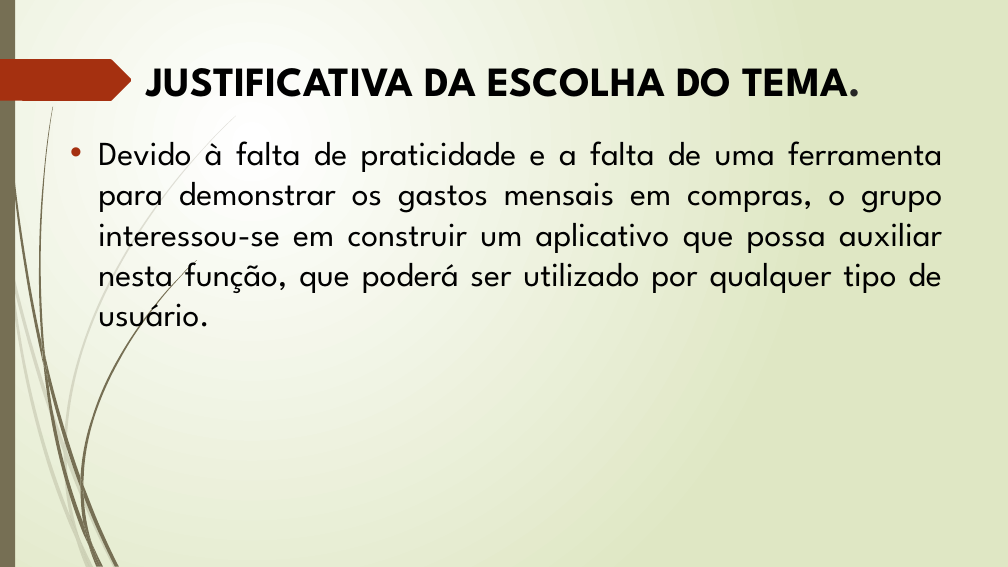
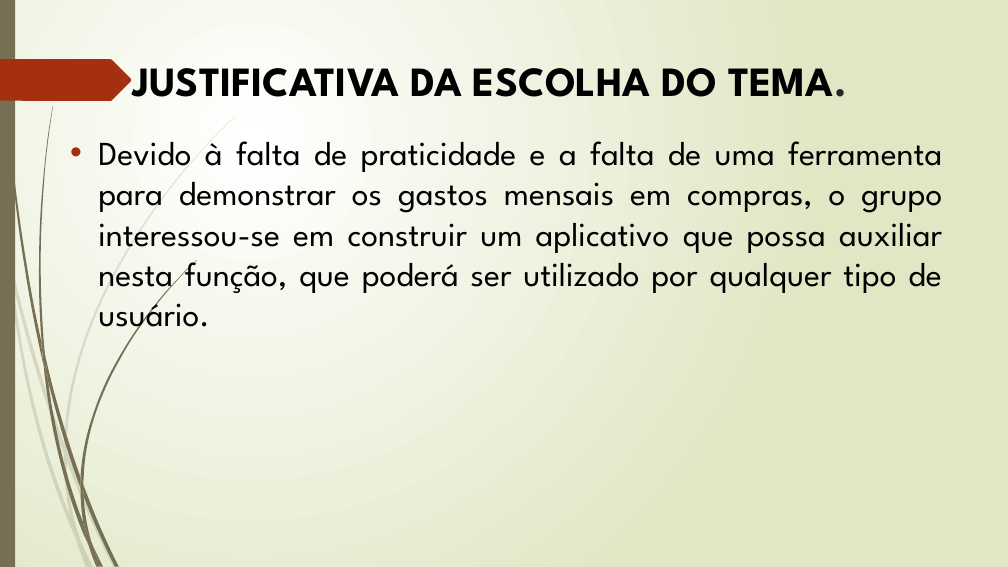
Before and after one commit to FBertanha/Lista-De-Compras, a slide deck: slide 3 of APLICATIVO PARA GERENCIAMENTO DE LISTA DE COMPRAS.pptx. Drawn at 1008x567 pixels with LibreOffice and Linux fonts; fonts in the diff are those of the drawing. Boxes give left, top, right and bottom in pixels: in the first picture for what was removed or moved away, otherwise in the second. Text is boxed around its words. In the diff, an @@ line names an element or a change of style, - is before the commit and + after.

```diff
--- a/APLICATIVO PARA GERENCIAMENTO DE LISTA DE COMPRAS.pptx
+++ b/APLICATIVO PARA GERENCIAMENTO DE LISTA DE COMPRAS.pptx
@@ title "JUSTIFICATIVA DA ESCOLHA DO TEMA." moved from (x1=147, y1=68, x2=862, y2=97) to (x1=132, y1=68, x2=847, y2=97) @@
```
Also in this commit, not shown: 8 other slides changed, 1 slide added.
